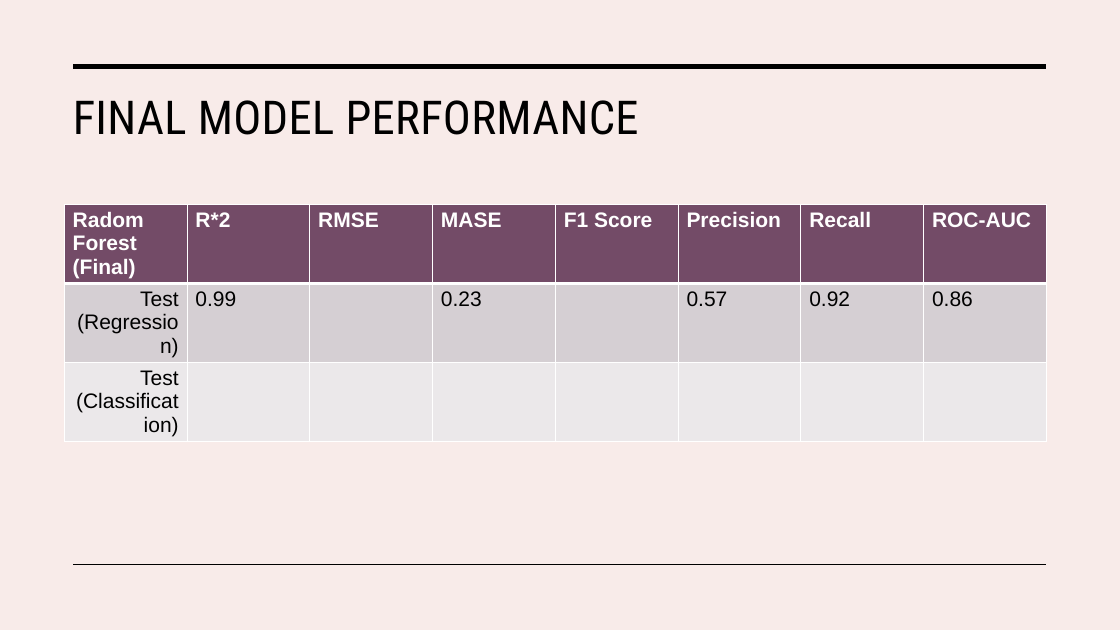
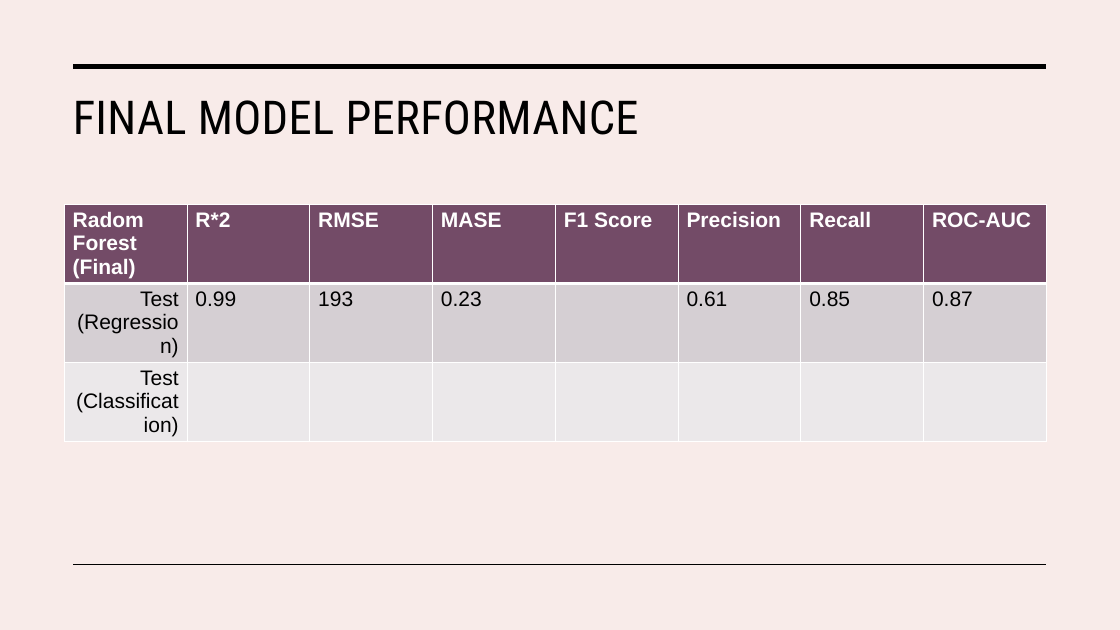
Before and after one commit to H-Rumenya/Malaria-Predictive-Model, a slide deck: slide 14 of Malaria_Predictive_model.pptx. Drawn at 1120x630 pixels with LibreOffice and Linux fonts; fonts in the diff are those of the drawing. Boxes give left, top, right and bottom in pixels: in the first picture for what was removed or moved away, otherwise in the second. Text is boxed around its words. In the diff, an @@ line names an element or a change of style, - is before the commit and + after.

```diff
--- a/Malaria_Predictive_model.pptx
+++ b/Malaria_Predictive_model.pptx
@@ table at (65,204,1046,456) @@
-row 2: Test (Regression) | 0.99 |  | 0.23 |  | 0.57 | 0.92 | 0.86
+row 2: Test (Regression) | 0.99 | 193 | 0.23 |  | 0.61 | 0.85 | 0.87
```
Also in this commit, not shown: 4 other slides changed.
